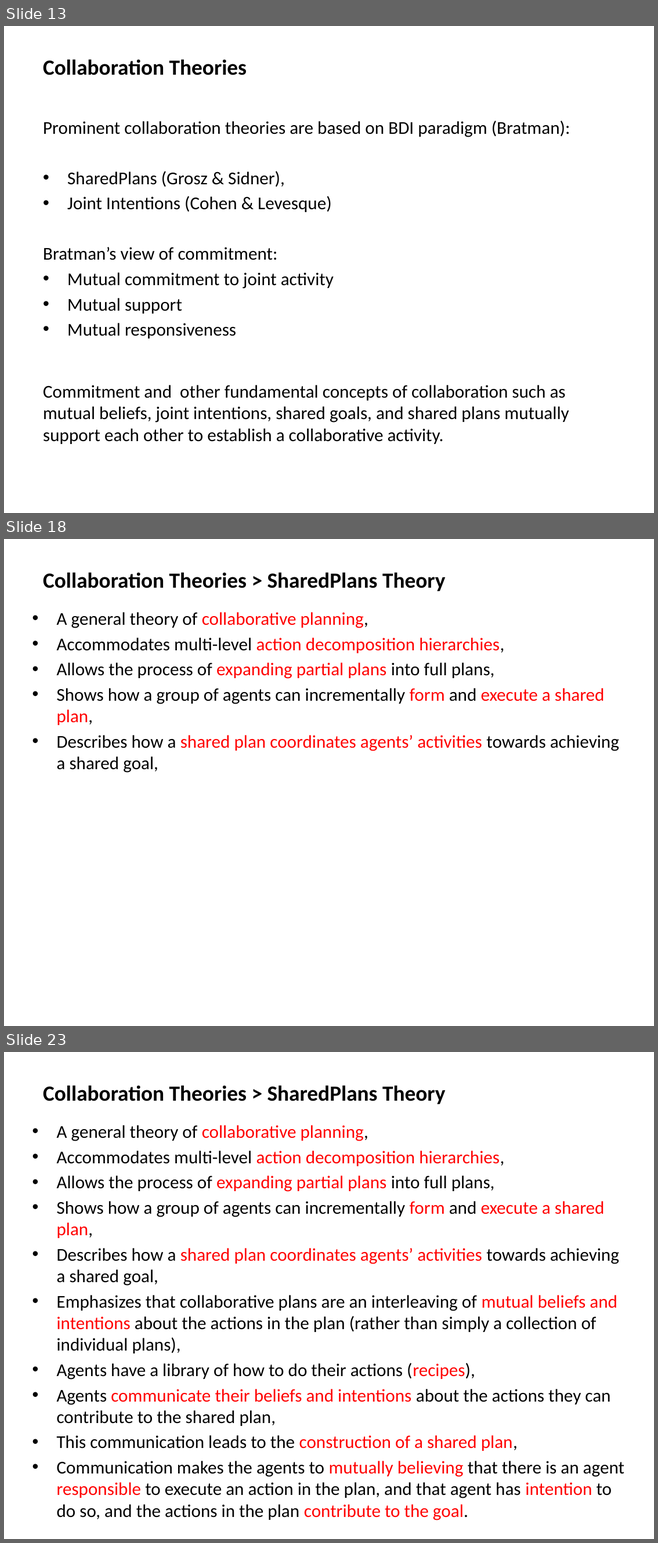
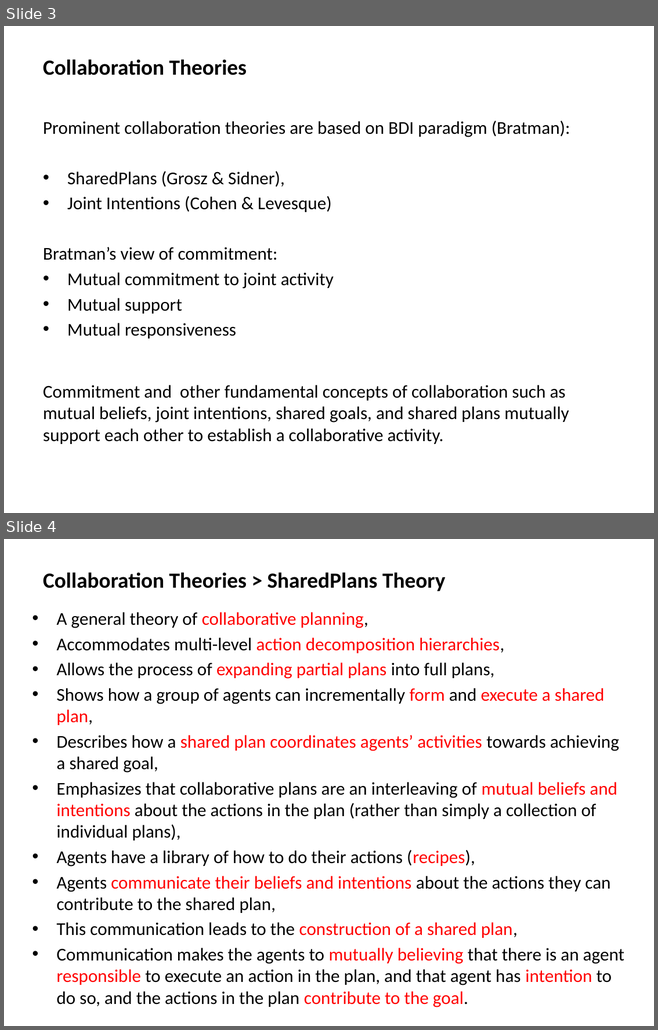
Before and after one commit to mshayganfar/CompExam1, a slide deck: presentation/PhD-comprehensive-exam.pptx. Shown one above the other, each under a label of ours: slides 13, 18 and 23 before the commit, slides 3 and 4 after it; the slides between them are not shown. The pictures are 658x1543 and 658x1030 pixels, drawn with LibreOffice and Linux fonts; fonts in the diff are those of the drawing. Boxes give left, top, right and bottom in pixels: in the first picture for what was removed or moved away, otherwise in the second. Text is boxed around its words. In the diff, an @@ line names an element or a change of style, - is before the commit and + after.

```diff
--- a/presentation/PhD-comprehensive-exam.pptx
+++ b/presentation/PhD-comprehensive-exam.pptx
@@ slide 18 removed at [4,539,654,1026], background #FFFFFF @@
@@ text removed at [43,572,445,591] @@
-Collaboration Theories > SharedPlans Theory
@@ text removed at [57,612,619,773] @@
-• A general theory of collaborative planning,
-• Accommodates multi-level action decomposition hierarchies,
-• Allows the process of expanding partial plans into full plans,
-• Shows how a group of agents can incrementally form and execute a shared plan,
-• Describes how a shared plan coordinates agents’ activities towards achieving a shared goal,
@@ what was slide 13 is now slide 3 @@
@@ what was slide 23 is now slide 4 @@
```
Also in this commit, not shown: 1 slide changed, 52 other slides removed.
